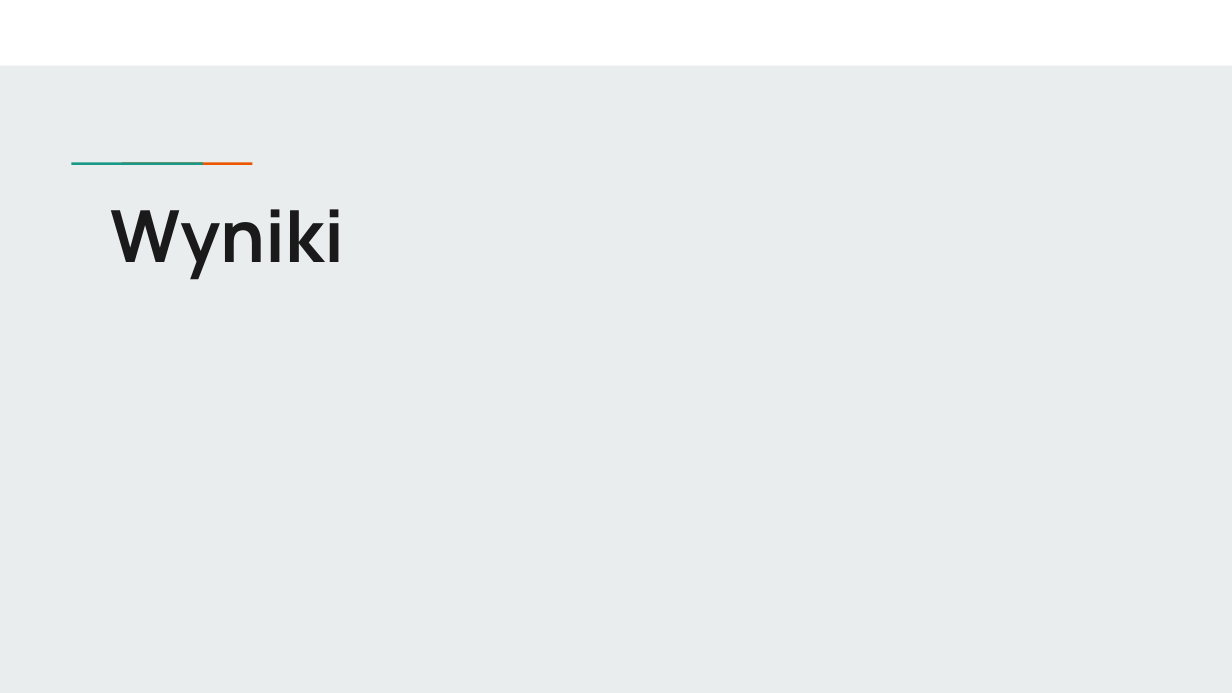
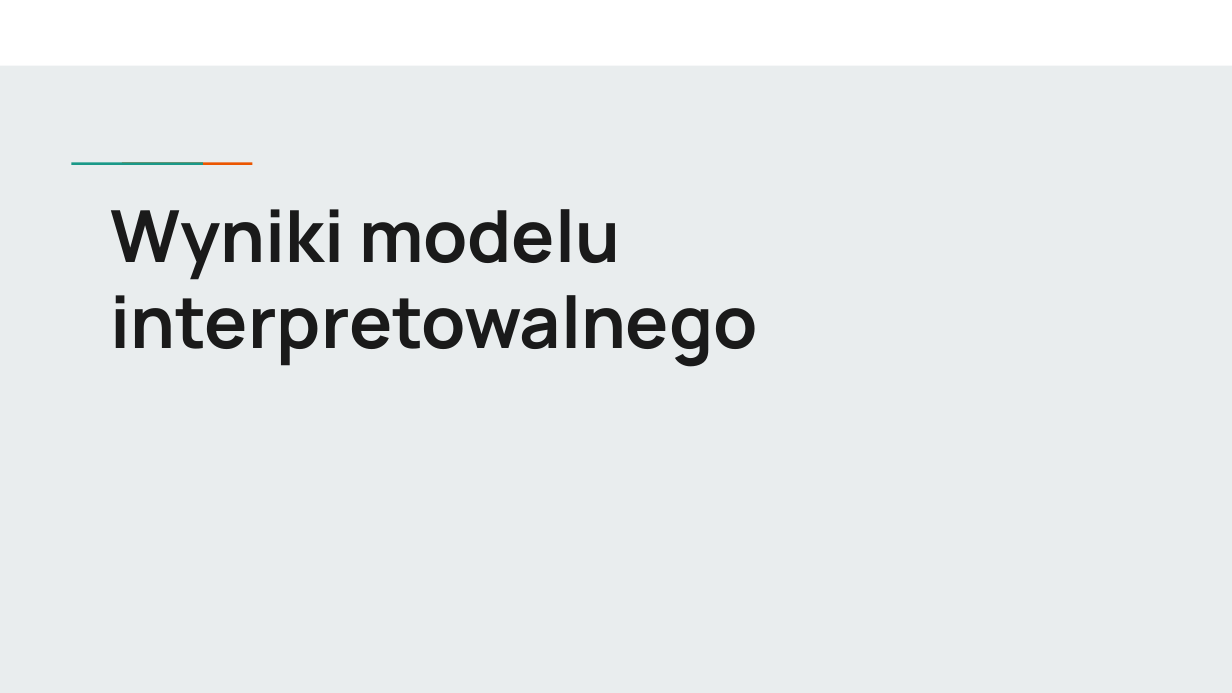
Before and after one commit to wojtek2288/interpretowalnosc, a slide deck: slide 10 of Analiza i budowa modelu predykcyjnego w oparciu o dane finansowe oraz wskaźniki finansowe.pptx. Drawn at 1232x693 pixels with LibreOffice and Linux fonts; fonts in the diff are those of the drawing. Boxes give left, top, right and bottom in pixels: in the first picture for what was removed or moved away, otherwise in the second. Text is boxed around its words. In the diff, an @@ line names an element or a change of style, - is before the commit and + after.

```diff
--- a/Analiza i budowa modelu predykcyjnego w oparciu o dane finansowe oraz wskaźniki finansowe.pptx
+++ b/Analiza i budowa modelu predykcyjnego w oparciu o dane finansowe oraz wskaźniki finansowe.pptx
@@ title at box(111, 209, 758, 367): text changed @@
-Wyniki
+Wyniki modelu interpretowalnego
```
Also in this commit, not shown: 9 other slides changed, 2 other files.
